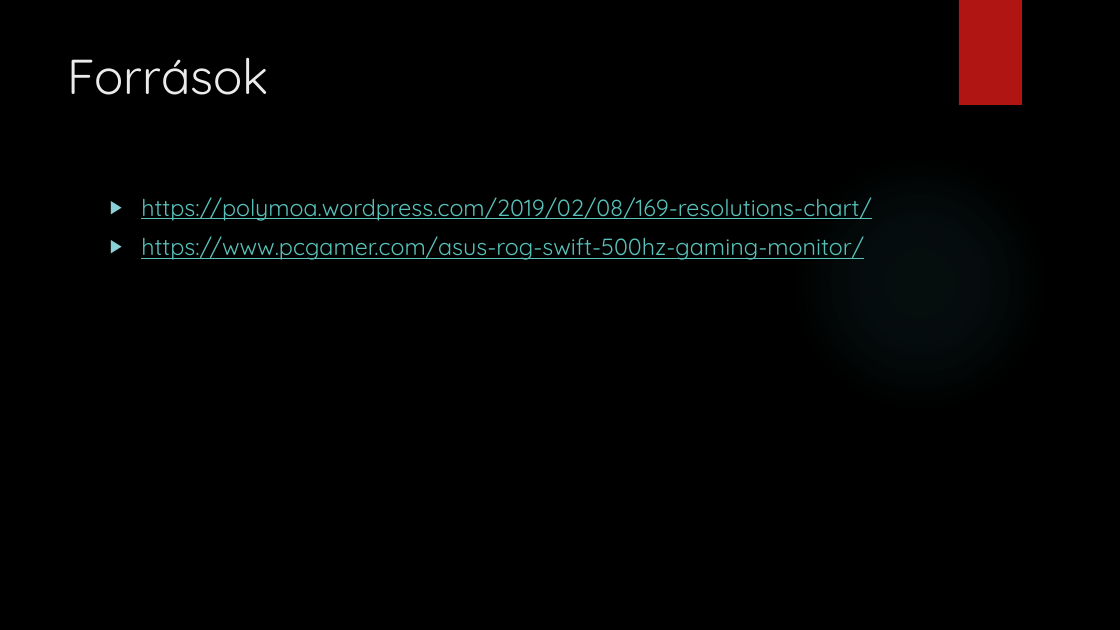
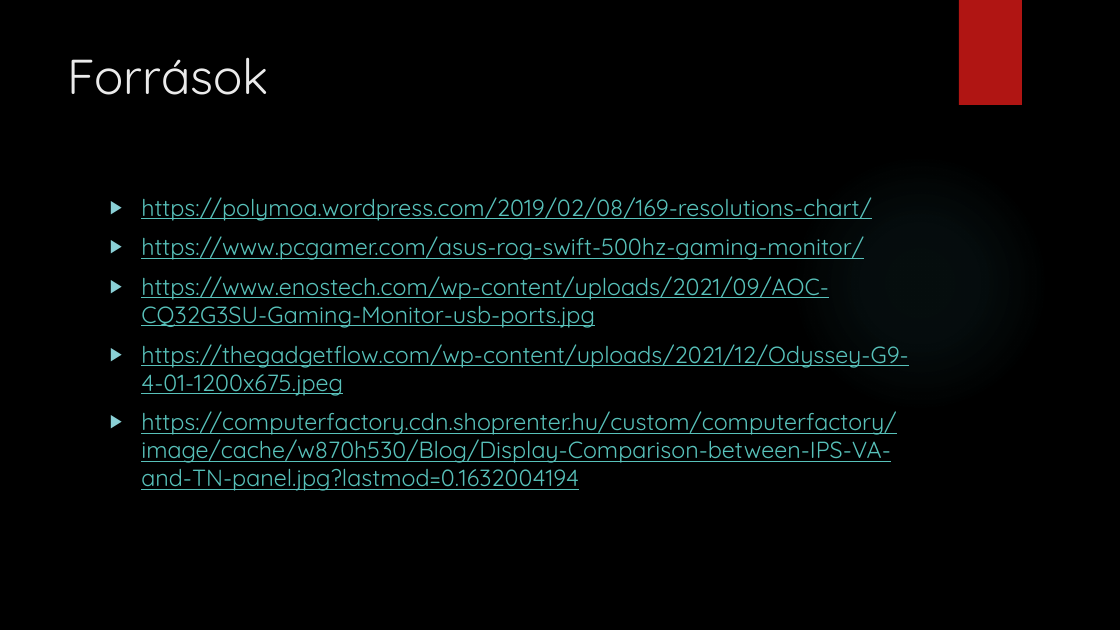
Before and after one commit to peterdaviid/pptkeszites2, a slide deck: slide 7 of Monitorok.pptx. Drawn at 1120x630 pixels with LibreOffice and Linux fonts; fonts in the diff are those of the drawing; background and template pictures are left out. Boxes give left, top, right and bottom in pixels: in the first picture for what was removed or moved away, otherwise in the second. Text is boxed around its words. In the diff, an @@ line names an element or a change of style, - is before the commit and + after.

```diff
--- a/Monitorok.pptx
+++ b/Monitorok.pptx
@@ text at [141, 276, 909, 491]: paragraphs added @@
+▶ https://www.enostech.com/wp-content/uploads/2021/09/AOC-CQ32G3SU-Gaming-Monitor-usb-ports.jpg
+▶ https://thegadgetflow.com/wp-content/uploads/2021/12/Odyssey-G9-4-01-1200x675.jpeg
+▶ https://computerfactory.cdn.shoprenter.hu/custom/computerfactory/image/cache/w870h530/Blog/Display-Comparison-between-IPS-VA-and-TN-panel.jpg?lastmod=0.1632004194
```
Also in this commit, not shown: 4 other slides changed, 1 slide added, 1 slide removed.
